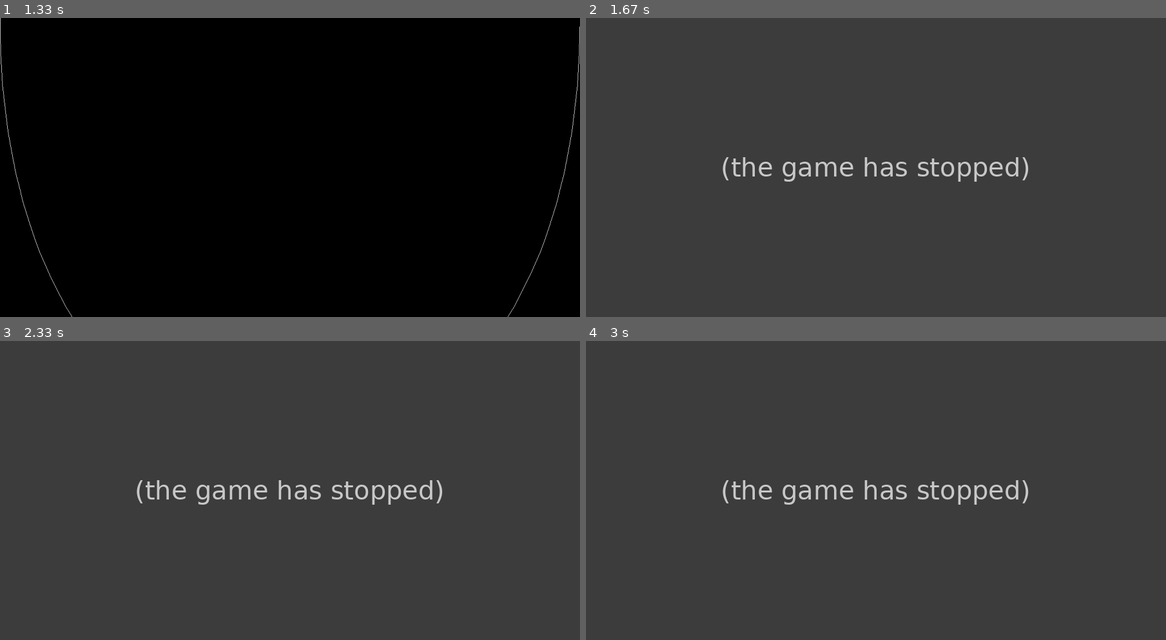
Above: before the commit, frames 1-4 (two rows, left to right).
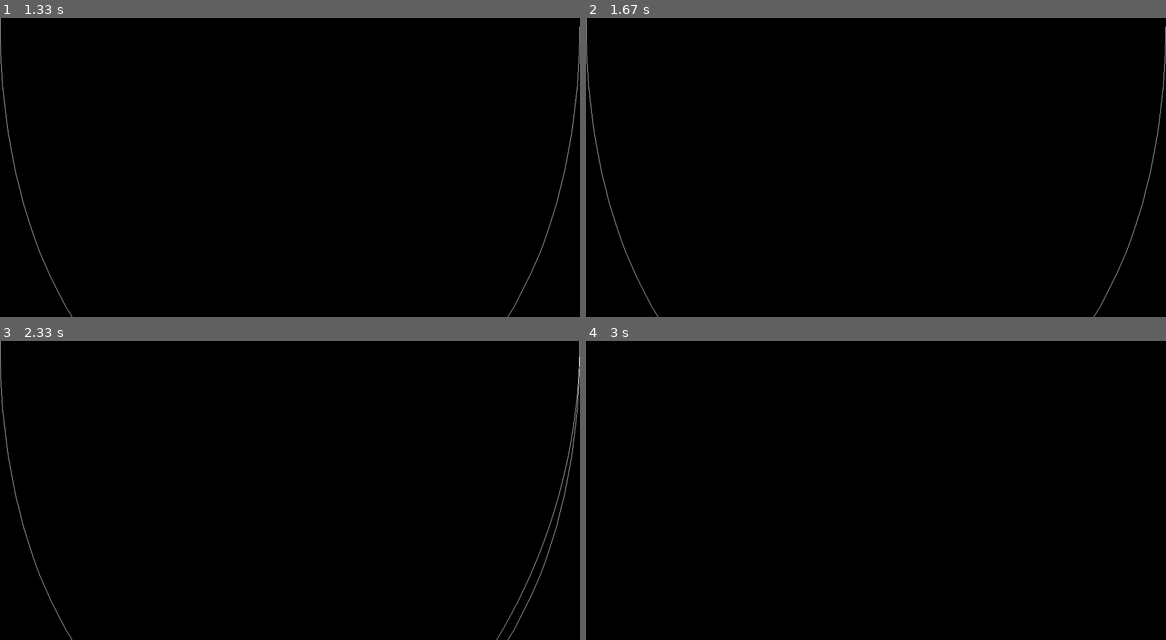
Above: after the commit, the same moments.

Repository: neuralmax/pyGameCad
Game: pygame game, started from pyGameCad.py
Two runs of this game, one before a commit and one after it. Both use one fixed random seed, a clock stepped at 60 frames per second and the inputs below.
Inputs:
- Up to frame 1 (1.33 s): tap B at 0.33 s; tap Z at 0.67 s; tap G at 1 s
- Up to frame 2 (1.67 s): tap P at 1.33 s
- Up to frame 3 (2.33 s): tap C at 2.17 s
- Up to frame 4 (3 s): tap Z at 2.5 s

Frame 1 is identical in both runs. In frame 2, 100% of the frame differs, in the area x 0-100%, y 0-100%; in frame 3, 100%; in frame 4, 100%.
Error before the commit: IndexError: list index out of range (parametric.py line 274); the game stopped at 1.33 s (later frames are placeholders)

Commit message:
fixed readme

Diff:
--- a/fontsecession.py
+++ b/fontsecession.py
@@ -242,4 +242,8 @@
 		[[3,1],[0,[0,0]],[1,0]],
 		[[0,[0,100]],[0,[100,0]]]
 ],
+'!':[
+		[[0,[70,0]],[0,[50,0]],[0,[50,60]]],
+		[[0,[50,80]],[0,[40,90]],[0,[50,100]]],
+],
 }
--- a/parametric.py
+++ b/parametric.py
@@ -262,9 +262,13 @@
 			cgi=cgi+cgit
 		data=[]
 		with open('keyboard.csv', newline='') as csvfile:
-			reader = csv.reader(csvfile, delimiter=' ', quotechar='"')
+			reader = csv.reader(csvfile, delimiter=',', quotechar='"')
 			for row in reader:
-				data.append(list(row))
+				readrow=[]
+				for cell in row:
+					readrow.append(str(cell).lower())
+				data.append(readrow)
+
 				#print(', '.join(row))
 		i=1
 		for y in range(4):
@@ -290,12 +294,12 @@
 			#self.textOnCurve(cgi,'enterthematrix',2,15,True)
 			#self.textOnCurve(cgi,'1235456',2,18,True)
 			#self.textOnCurve(cgi,'1235456',2,18,'top')
-			#self.textOnCurve(cgi,'1235456',2,18,'right')
+			self.textOnCurve(cgi,'0!',2,18,'top')
 			#--demoTextOnCurve(self,cgi,text,s,r,top):
 			#cgit=self.generateKey('top','toptop','bottom','l','r')#cgi,text,textt,textb,textl,textr)
 			#cgit=self.generateKey('top','toptop','bottom','l','stop')#cgi,text,textt,textb,textl,textr)
-			cgit=self.generateKeyboard()
-			cgi=cgi+cgit
+			#cgit=self.generateKeyboard()
+			#cgi=cgi+cgit
 
 			#cgi.addEntity(layer,'line',[[0,0],[0,10]])
 			#cgi.data[layer]['bezier'].append([[0,0],[0,10],[10,10],[10,0]])
Not shown, changed: README.md
